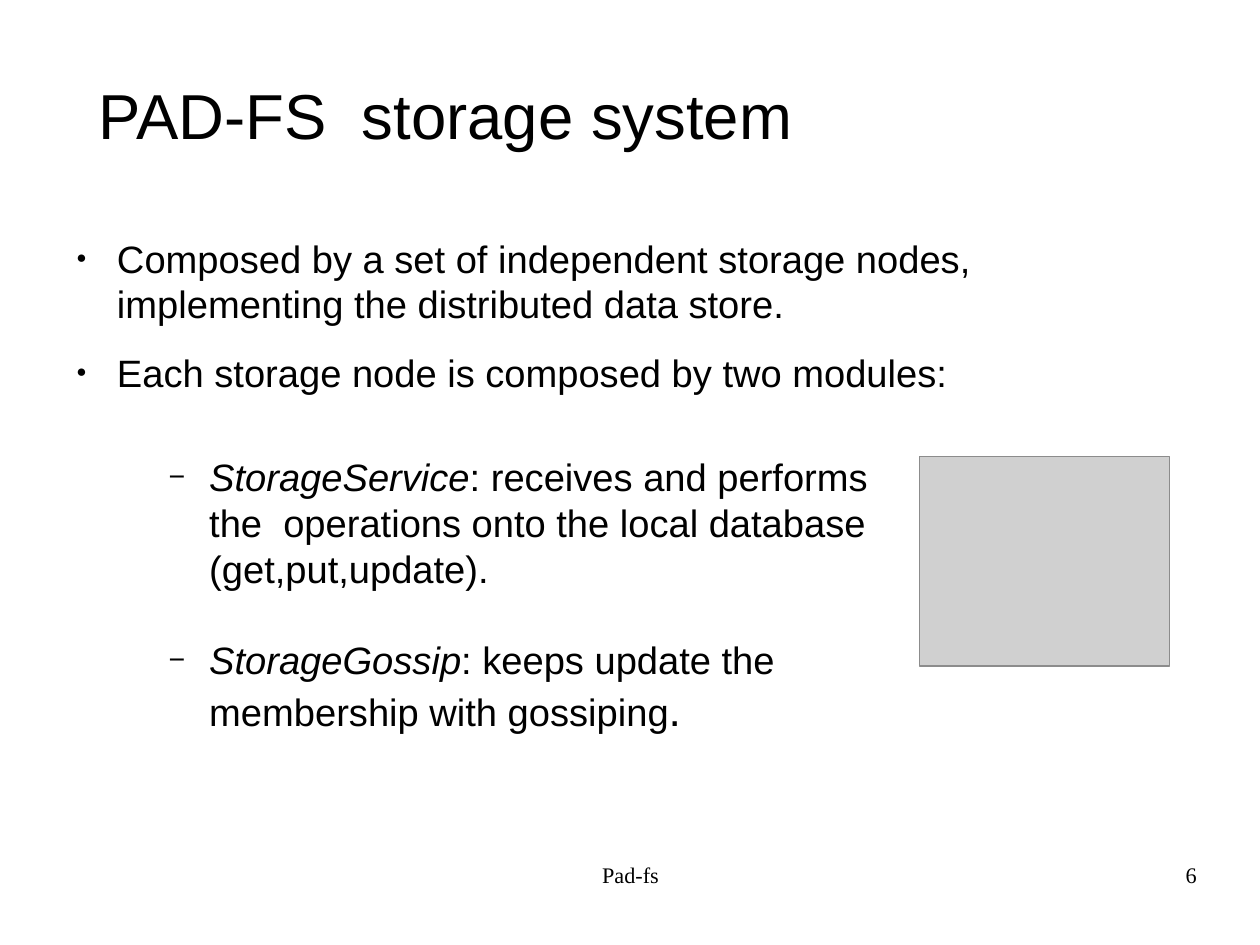
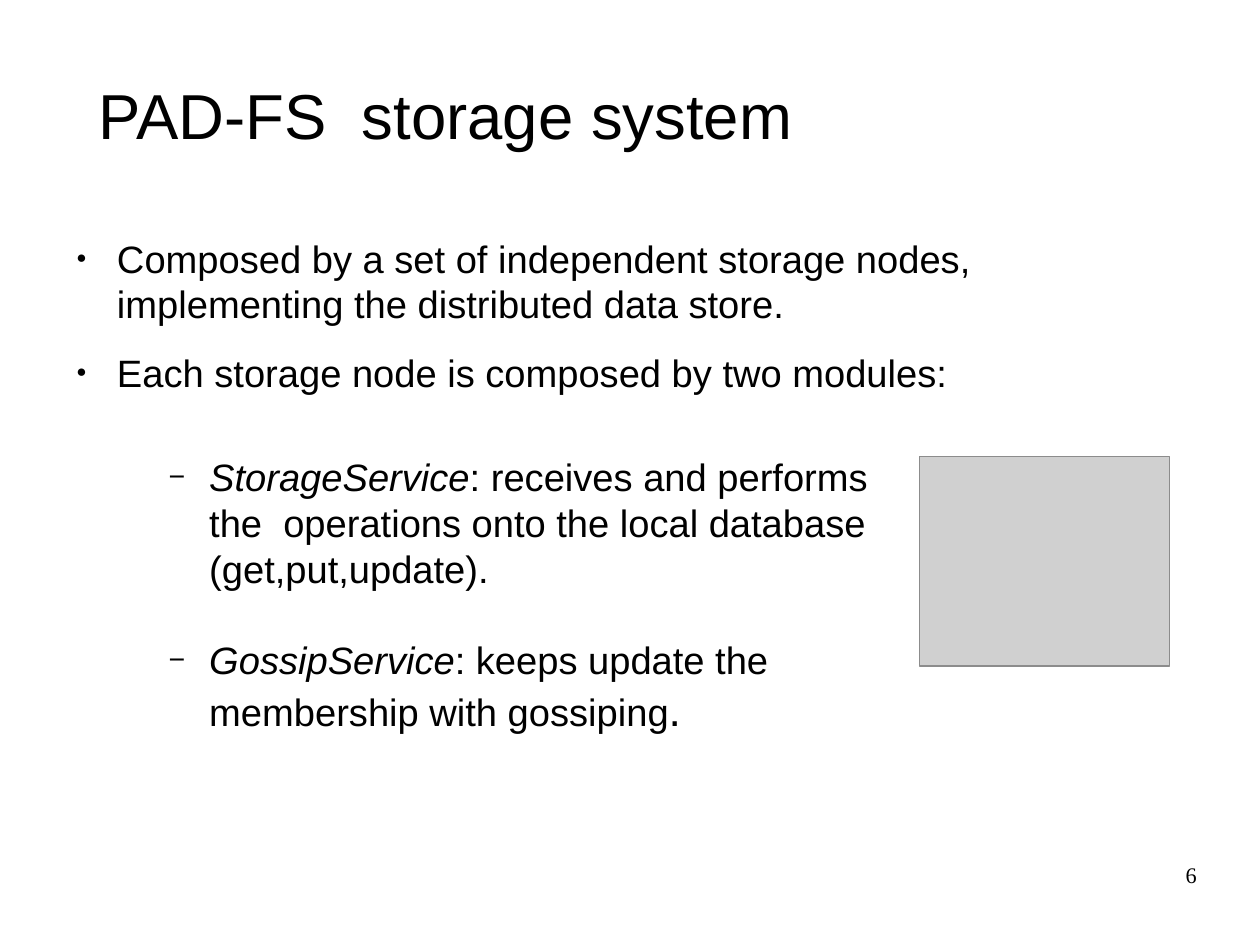
Before and after one commit to bhyvex/PAD-FileSystem, a slide deck: slide 6 of docs/Pad-fs_slides/Pad-fs_Neri.odp. Drawn at 1260x945 pixels with LibreOffice and Linux fonts; fonts in the diff are those of the drawing; grey boxes stand for pictures; background and template pictures are left out. Boxes give left, top, right and bottom in pixels: in the first picture for what was removed or moved away, otherwise in the second. Text is boxed around its words. In the diff, an @@ line names an element or a change of style, - is before the commit and + after.

```diff
--- a/docs/Pad-fs_slides/Pad-fs_Neri.odp
+++ b/docs/Pad-fs_slides/Pad-fs_Neri.odp
@@ text at <box>209,646,768,734</box>: text changed @@
-  − StorageGossip: keeps update the membership with gossiping.
+  − GossipService: keeps update the membership with gossiping.
@@ text removed at <box>602,867,659,884</box> @@
-Pad-fs
```
Also in this commit, not shown: 14 other slides changed, 1 slide added, 1 other file.
